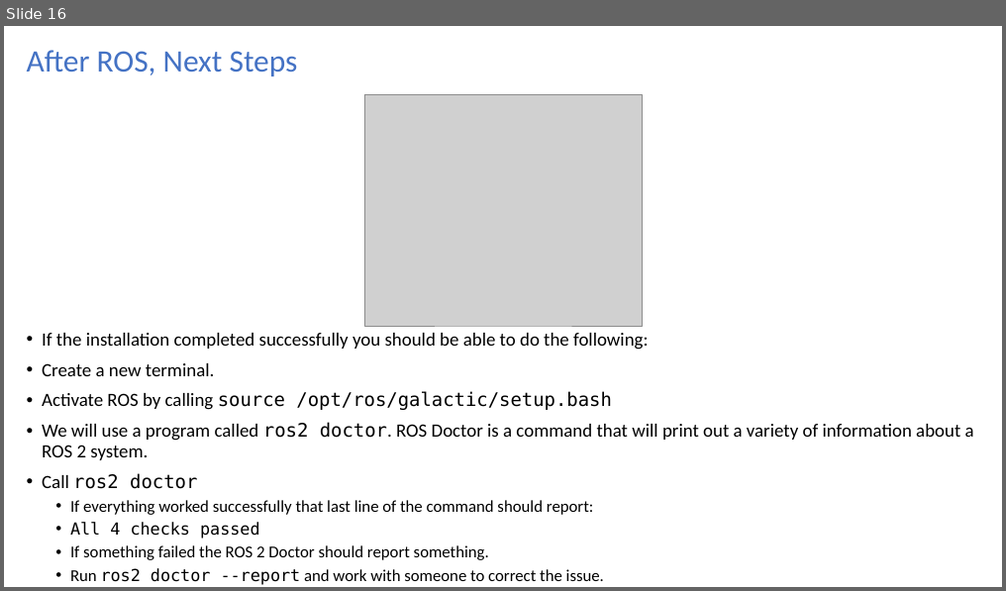
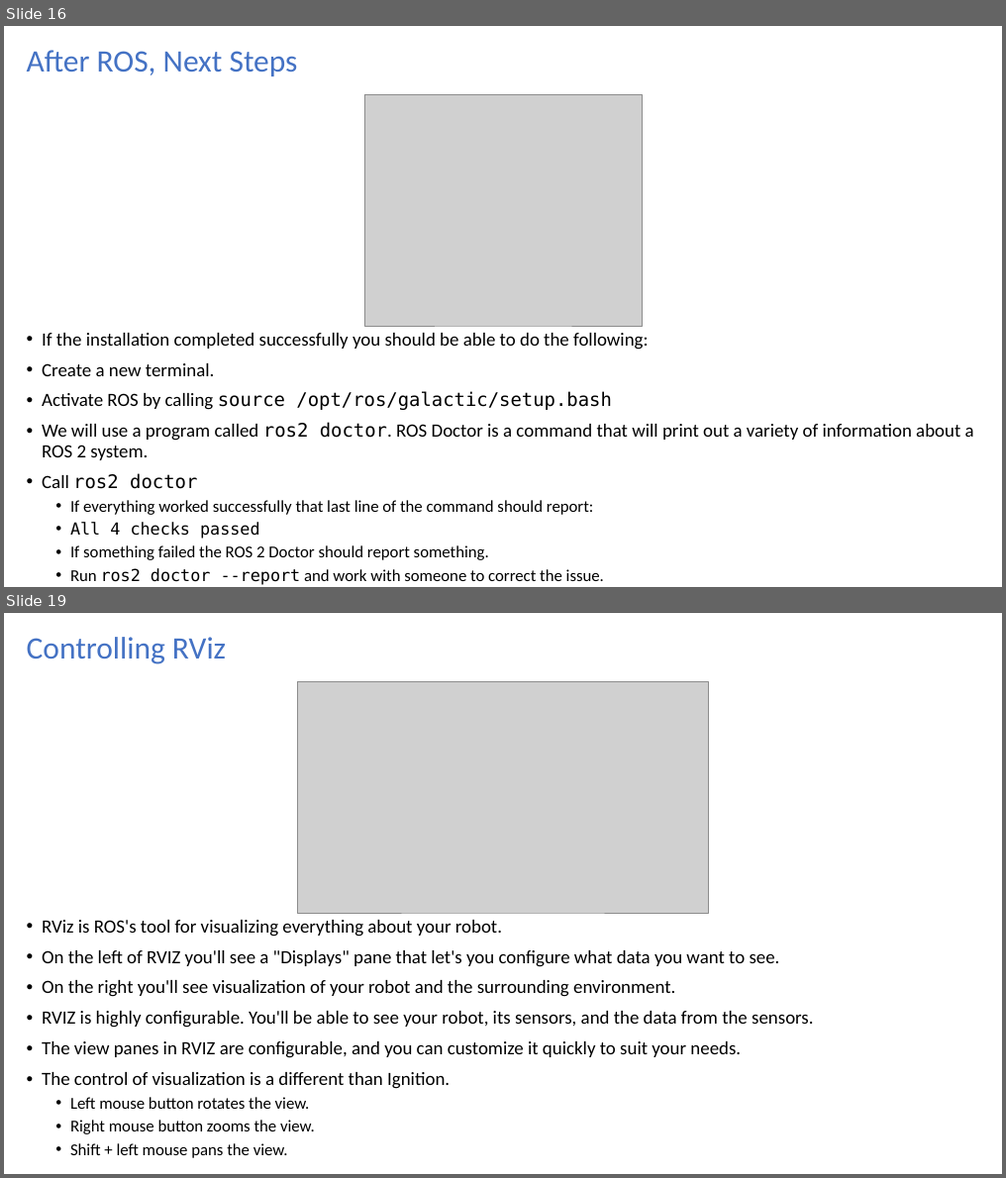
Before and after one commit to turtlebot/TurtleBot4Lessons, a slide deck: units/Unit00-TB4-Introduction/L02-TurtleBotIsGo/U00-L02-TurtleBotIsGo.ppt. Shown one above the other, each under a label of ours: slide 16 before the commit, slides 16 and 19 after it; the slides between them are not shown. The pictures are 1006x591 and 1006x1178 pixels, drawn with LibreOffice and Linux fonts; fonts in the diff are those of the drawing; grey boxes stand for pictures. Boxes give left, top, right and bottom in pixels: in the first picture for what was removed or moved away, otherwise in the second. Text is boxed around its words. In the diff, an @@ line names an element or a change of style, - is before the commit and + after.

```diff
--- a/units/Unit00-TB4-Introduction/L02-TurtleBotIsGo/U00-L02-TurtleBotIsGo.ppt
+++ b/units/Unit00-TB4-Introduction/L02-TurtleBotIsGo/U00-L02-TurtleBotIsGo.ppt
@@ slide 19 added at (4,613,1002,1174), background #FFFFFF @@
@@ title added at (27,637,226,664), 30 pt, text #4472C4 @@
+Controlling RViz
@@ picture added at (297,682,709,913) @@
@@ text added at (42,920,813,1156), 18 pt, text #000000 @@
+• RViz is ROS's tool for visualizing everything about your robot.
+• On the left of RVIZ you'll see a "Displays" pane that let's you configure what data you want to see.
+• On the right you'll see visualization of your robot and the surrounding environment.
+• RVIZ is highly configurable. You'll be able to see your robot, its sensors, and the data from the sensors.
+• The view panes in RVIZ are configurable, and you can customize it quickly to suit your needs.
+• The control of visualization is a different than Ignition.
+  • Left mouse button rotates the view.
+  • Right mouse button zooms the view.
+  • Shift + left mouse pans the view.
```
Also in this commit, not shown: 2 slides changed, 6 other slides added, 1 slide removed, 7 other files.
